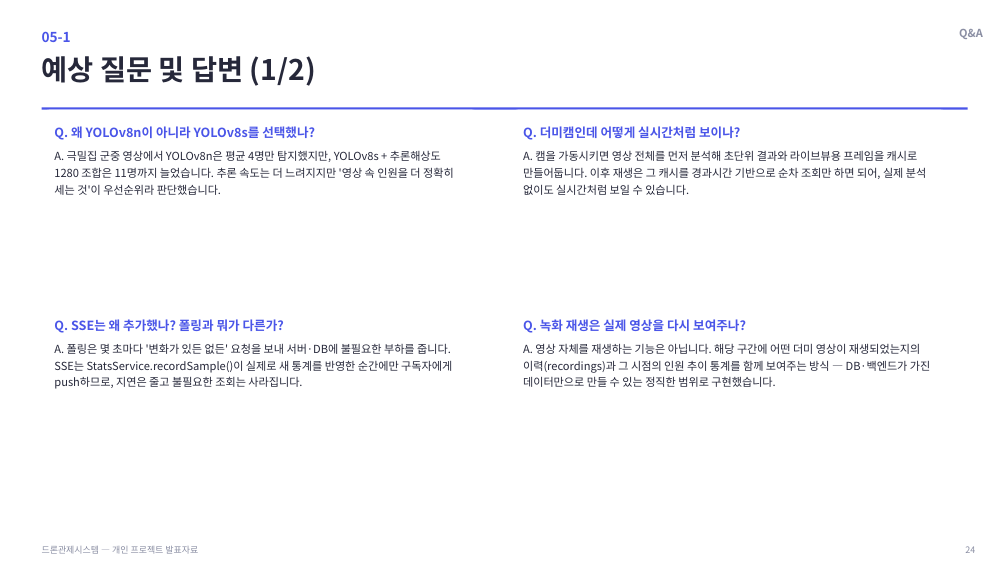
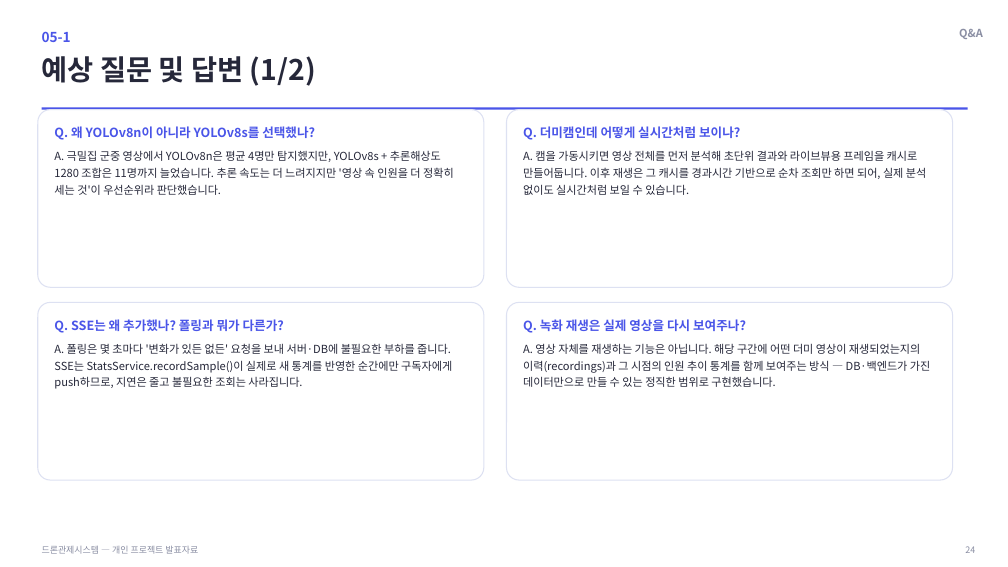
Before and after one commit to rlaeoaud7018/DroneControllSystemApp, a slide deck: slide 24 of docs/deliverables/발표자료.pptx. Drawn at 1008x567 pixels with LibreOffice and Linux fonts; fonts in the diff are those of the drawing; background and template pictures are left out. Boxes give left, top, right and bottom in pixels: in the first picture for what was removed or moved away, otherwise in the second. Text is boxed around its words. In the diff, an @@ line names an element or a change of style, - is before the commit and + after.

```diff
--- a/docs/deliverables/발표자료.pptx
+++ b/docs/deliverables/발표자료.pptx
@@ outline none to #DDE1F2 1 pt in 4 elements at [38,110,484,287], [507,110,953,287], [38,302,484,480], [507,302,953,480] @@
```
Also in this commit, not shown: 18 other slides changed.
